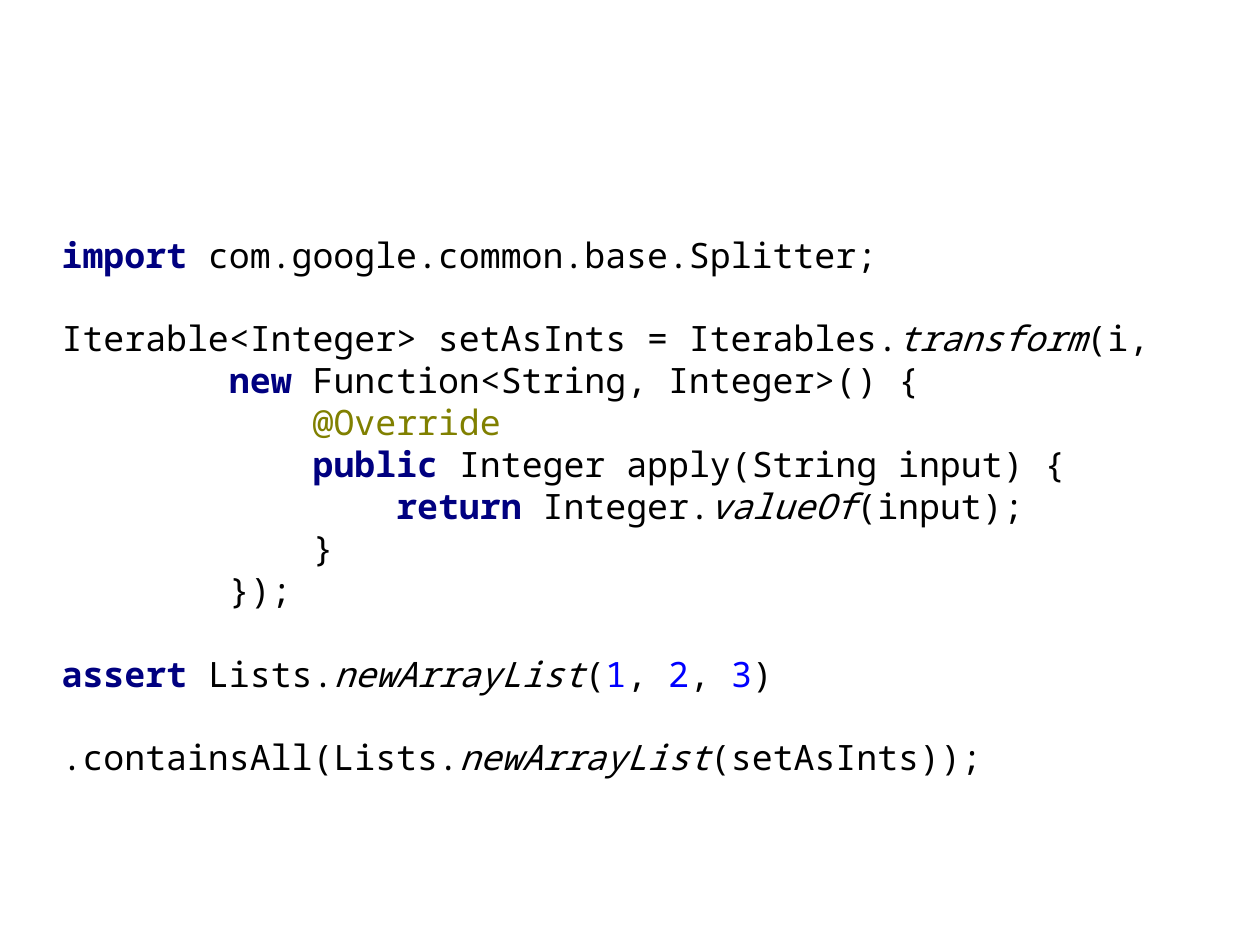
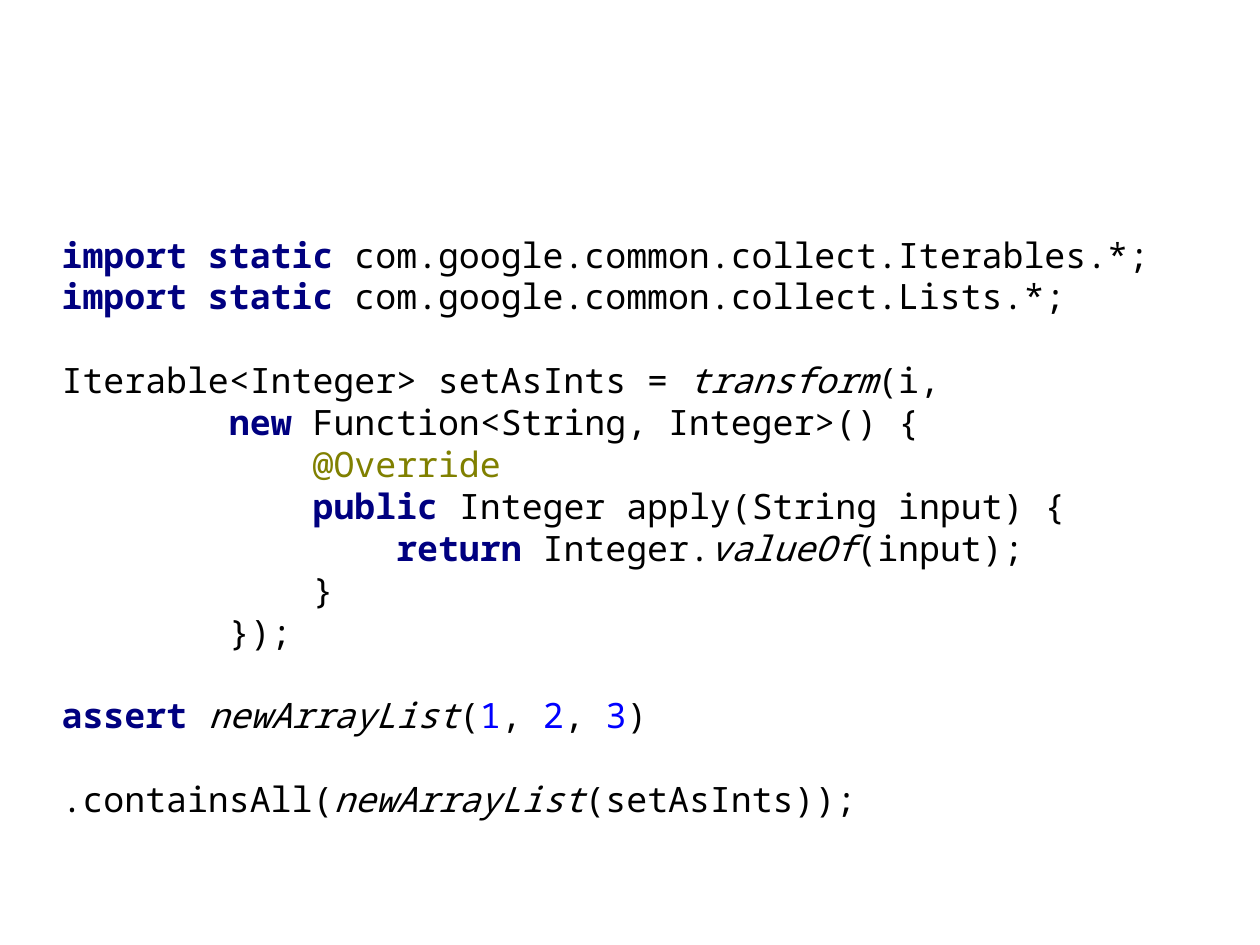
Before and after one commit to HamletDRC/presentations, a slide deck: slide 48 of javaboilerplatebusters/BoilerPlateBusters_33rdDegree.odp (slide 50 before the commit). Drawn at 1260x945 pixels with LibreOffice and Linux fonts; fonts in the diff are those of the drawing; background and template pictures are left out. Boxes give left, top, right and bottom in pixels: in the first picture for what was removed or moved away, otherwise in the second. Text is boxed around its words. In the diff, an @@ line names an element or a change of style, - is before the commit and + after.

```diff
--- a/javaboilerplatebusters/BoilerPlateBusters_33rdDegree.odp
+++ b/javaboilerplatebusters/BoilerPlateBusters_33rdDegree.odp
@@ subtitle at <box>62,241,1149,402</box>: text changed @@
-import com.google.common.base.Splitter;
-Iterable<Integer> setAsInts = Iterables.transform(i,
+import static com.google.common.collect.Iterables.*;
+import static com.google.common.collect.Lists.*;
+Iterable<Integer> setAsInts = transform(i,
@@ subtitle at <box>62,701,857,821</box>: text changed @@
-assert Lists.newArrayList(1, 2, 3)
-.containsAll(Lists.newArrayList(setAsInts));
+assert newArrayList(1, 2, 3)
+.containsAll(newArrayList(setAsInts));
```
Also in this commit, not shown: 29 other slides changed, 1 slide added, 2 slides removed.
